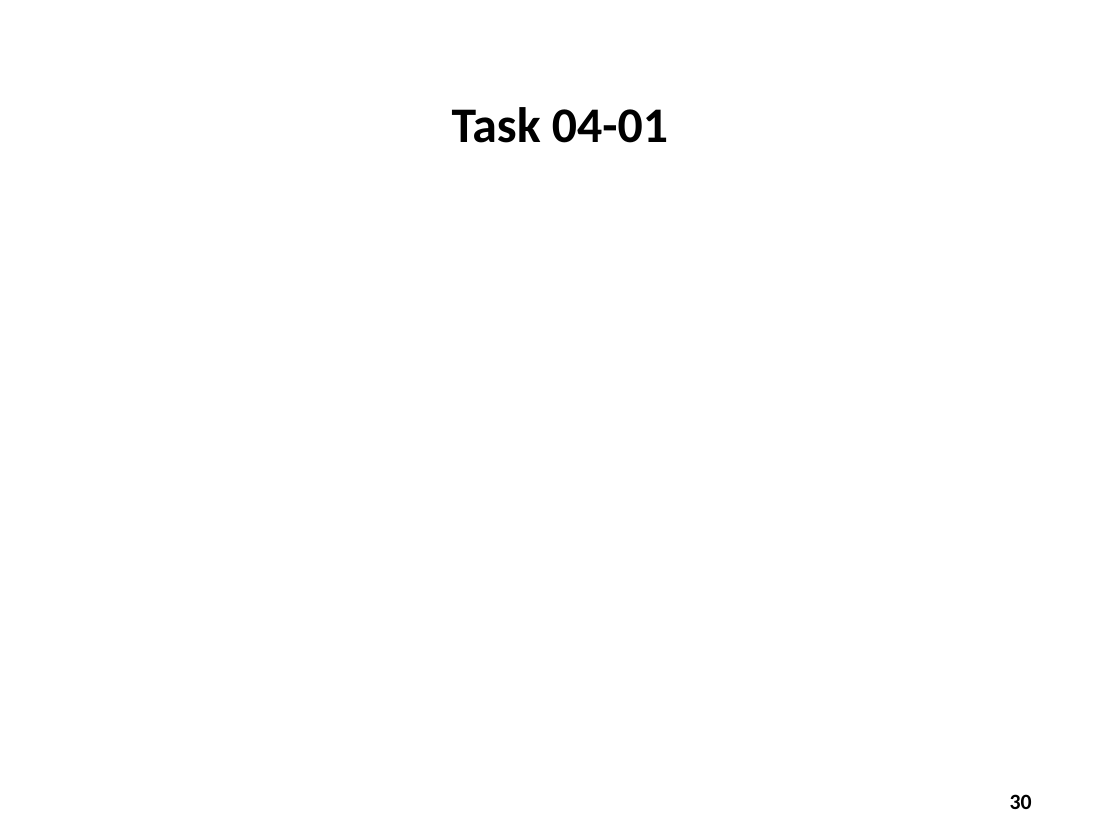
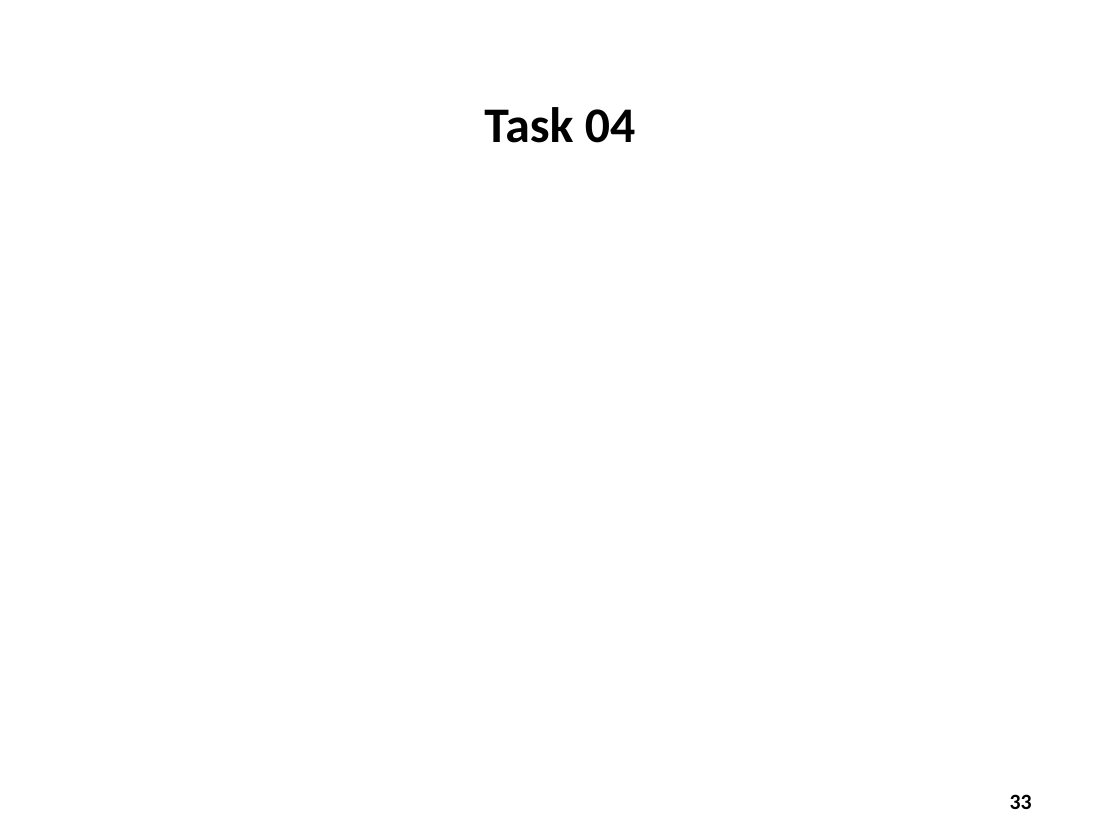
Before and after one commit to dbiersach/csi-spark-prep, a slide deck: slide 33 of slides/Session 04 - Computational Mathematics/Session 04 - Computational Mathematics.pptx (slide 30 before the commit). Drawn at 1120x840 pixels with LibreOffice and Linux fonts; fonts in the diff are those of the drawing; grey boxes stand for pictures. Boxes give left, top, right and bottom in pixels: in the first picture for what was removed or moved away, otherwise in the second. Text is boxed around its words. In the diff, an @@ line names an element or a change of style, - is before the commit and + after.

```diff
--- a/slides/Session 04 - Computational Mathematics/Session 04 - Computational Mathematics.pptx
+++ b/slides/Session 04 - Computational Mathematics/Session 04 - Computational Mathematics.pptx
@@ title at (x1=484, y1=107, x2=635, y2=143): text changed @@
-Task 04-01
+Task 04
@@ page number at (x1=1010, y1=794, x2=1032, y2=809): text changed @@
-30
+33
```
Also in this commit, not shown: 3 other slides changed, 3 slides added, 6 other files.
